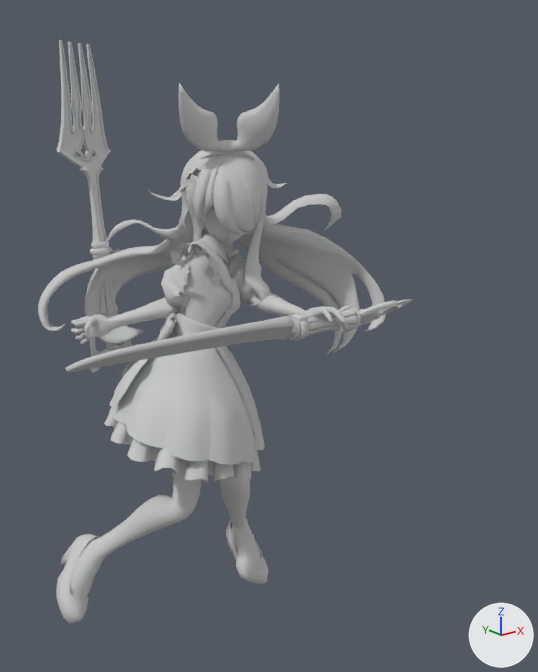
Two versions of the FBX model Assets/Animations/AliceAnimations/Mon_Alice_KnifeAttack.fbx, one commit apart.
Camera for both pictures: a camera (50 mm lens) standing at (-2.1, -3.05, 2.78) and looking at (0.14, -0.25, 1.66). Arrows for +X, +Y and +Z are at lower right; the lights stay in place. Both versions are drawn at frame 33 of the action 'PC_Alice_KnifeAttack'; the numbers are the values there.

In view in the first picture: 'Body', 'Face', 'Fork', 'Hair', 'Knife', 'Leg', 'Object001', 'skin'.
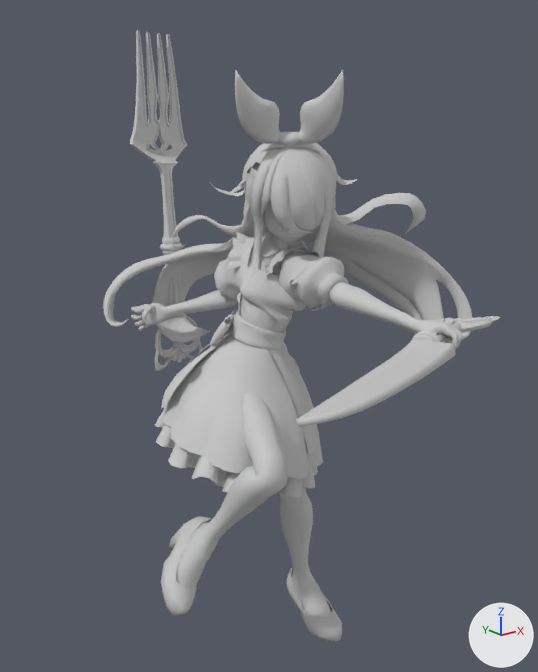
Pixel boxes (x1, y1, x2, y2) of what changed, in the pictures (538 x 672 px):
'Body', posed (20% wider)
    before: (104, 229, 265, 483)
    after: (155, 231, 349, 497)
'Hair', posed
    before: (38, 150, 386, 356)
    after: (103, 143, 473, 343)
'Leg', posed
    before: (56, 469, 268, 624)
    after: (161, 343, 342, 642)
'Fork', posed
    before: (57, 40, 132, 373)
    after: (130, 30, 202, 371)
'Knife', posed (41% narrower, 50% taller)
    before: (66, 299, 413, 372)
    after: (296, 316, 500, 426)
'Object001', posed (9% wider, 10% taller)
    before: (179, 83, 279, 160)
    after: (235, 70, 344, 155)
'skin', posed (20% wider, 12% taller)
    before: (71, 241, 348, 344)
    after: (131, 234, 463, 350)
'Face', posed
    before: (204, 203, 244, 245)
    after: (263, 199, 310, 245)
bone 'Bip001 Spine2', root to tip
    before: (207, 304) to (265, 318)
    after: (266, 307) to (275, 320)
bone 'Bip001 L Clavicle', root to tip
    before: (209, 252) to (188, 246)
    after: (290, 257) to (313, 263)
bone 'Bip001 L UpperArm', root to tip
    before: (217, 261) to (226, 288)
    after: (294, 269) to (319, 308)
bone 'Bip001 L Forearm', root to tip
    before: (266, 300) to (300, 344)
    after: (350, 296) to (373, 336)
bone 'Bip001 L Hand', root to tip
    before: (306, 317) to (311, 342)
    after: (416, 327) to (415, 356)
bone 'Bip001 L Finger0', root to tip
    before: (304, 316) to (313, 321)
    after: (423, 329) to (435, 332)
bone 'Bip001 L Finger01', root to tip
    before: (305, 318) to (314, 324)
    after: (421, 340) to (434, 339)
bone 'Bip001 L Finger02', root to tip
    before: (303, 319) to (314, 325)
    after: (424, 351) to (434, 344)
bone 'Bip001 L Finger1', root to tip
    before: (317, 309) to (318, 323)
    after: (444, 326) to (436, 339)
bone 'Bip001 L Finger11', root to tip
    before: (324, 309) to (322, 316)
    after: (456, 336) to (447, 334)
bone 'Bip001 L Finger2', root to tip
    before: (323, 308) to (324, 324)
    after: (448, 325) to (438, 339)
bone 'Bip001 L Finger21', root to tip
    before: (334, 308) to (329, 317)
    after: (462, 335) to (451, 329)
bone 'Bip001 L Finger3', root to tip
    before: (328, 311) to (327, 324)
    after: (449, 327) to (437, 336)
bone 'Bip001 L Finger31', root to tip
    before: (340, 312) to (333, 317)
    after: (458, 339) to (448, 334)
bone 'Bip001 L Finger41', root to tip
    before: (339, 320) to (332, 323)
    after: (455, 339) to (447, 337)
bone 'Bip001 R UpperArm', root to tip
    before: (198, 265) to (259, 266)
    after: (249, 257) to (314, 261)
bone 'Bip001 Head', root to tip
    before: (225, 229) to (228, 252)
    after: (289, 227) to (289, 252)
bone 'Bip001 L Thigh', root to tip
    before: (212, 364) to (215, 387)
    after: (272, 371) to (281, 366)
bone 'Bip001 L Calf', root to tip
    before: (232, 483) to (249, 583)
    after: (293, 502) to (314, 596)
bone 'Bip001 L Foot', root to tip
    before: (239, 523) to (262, 552)
    after: (300, 572) to (334, 609)
bone 'Bip001 L Toe0', root to tip
    before: (256, 579) to (256, 567)
    after: (328, 635) to (328, 622)
bone 'Bip001 R Thigh', root to tip
    before: (182, 378) to (309, 378)
    after: (236, 383) to (303, 270)
bone 'Bip001 R Calf', root to tip
    before: (184, 509) to (228, 611)
    after: (273, 481) to (286, 619)
bone 'Bip001 R Foot', root to tip
    before: (96, 546) to (100, 609)
    after: (209, 531) to (207, 604)
bone 'Bip001 Knife', root to tip
    before: (359, 320) to (360, 322)
    after: (452, 332) to (452, 335)

What the commit changed:
Object 'Bip001' (bone_rig_object) moves from (-0.006, 0.194, 1.375) to (0.107, -0.172, 1.423).
Object 'Bip001' (bone_rig_object) turns from (0, -1, -72) to (0, -1, -83) degrees about its own x, y and z.
Bone 'Bip001 Spine2' (bone_bip001_spine2) turns from (3, -2, 8) to (-81, -1, 8) degrees about its own x, y and z.
Bone 'Bip001 L Clavicle' (bone_bip001_l_clavicle) turns from (5, -5, -43) to (20, 6, -85) degrees about its own x, y and z.
Bone 'Bip001 L UpperArm' (bone_bip001_l_upperarm) turns from (5, 1, -78) to (-64, -14, 43) degrees about its own x, y and z.
Bone 'Bip001 L Forearm' (bone_bip001_l_forearm) turns from (0, 0, -37) to (0, 0, 0) degrees about its own x, y and z.
Bone 'Bip001 L Hand' (bone_bip001_l_hand) turns from (46, 19, -21) to (39, 6, -21) degrees about its own x, y and z.
Bone 'Bip001 L Finger0' (bone_bip001_l_finger0) turns from (0, 0, 0) to (49, 50, 2) degrees about its own x, y and z.
Bone 'Bip001 L Finger01' (bone_bip001_l_finger01) turns from (0, 0, -26) to (0, 0, 12) degrees about its own x, y and z.
Bone 'Bip001 L Finger02' (bone_bip001_l_finger02) turns from (0, 0, -5) to (0, 0, 33) degrees about its own x, y and z.
Bone 'Bip001 L Finger1' (bone_bip001_l_finger1) turns from (0, 0, 15) to (0, 0, 36) degrees about its own x, y and z.
Bone 'Bip001 L Finger11' (bone_bip001_l_finger11) turns from (0, 1, 36) to (0, 1, 62) degrees about its own x, y and z.
Bone 'Bip001 L Finger2' (bone_bip001_l_finger2) turns from (0, 0, 14) to (0, 0, 36) degrees about its own x, y and z.
Bone 'Bip001 L Finger21' (bone_bip001_l_finger21) turns from (0, 0, 37) to (0, 0, 81) degrees about its own x, y and z.
Bone 'Bip001 L Finger3' (bone_bip001_l_finger3) turns from (0, 0, 17) to (2, 5, 53) degrees about its own x, y and z.
Bone 'Bip001 L Finger31' (bone_bip001_l_finger31) turns from (0, 0, 47) to (0, 0, 62) degrees about its own x, y and z.
Bone 'Bip001 L Finger41' (bone_bip001_l_finger41) turns from (0, 0, 33) to (0, 0, 56) degrees about its own x, y and z.
Bone 'Bip001 R UpperArm' (bone_bip001_r_upperarm) turns from (75, -73, 61) to (34, -18, 32) degrees about its own x, y and z.
Bone 'Bip001 Head' (bone_bip001_head) turns from (-95, 36, -47) to (1, 19, 8) degrees about its own x, y and z.
Bone 'Bip001 L Thigh' (bone_bip001_l_thigh) turns from (72, 1, 18) to (61, -6, 24) degrees about its own x, y and z.
Bone 'Bip001 L Calf' (bone_bip001_l_calf) turns from (0, 0, -46) to (0, 0, -39) degrees about its own x, y and z.
Bone 'Bip001 L Foot' (bone_bip001_l_foot) turns from (-3, -18, 30) to (-4, -7, 10) degrees about its own x, y and z.
Bone 'Bip001 L Toe0' (bone_bip001_l_toe0) turns from (0, 15, 0) to (-7, 12, -1) degrees about its own x, y and z.
Bone 'Bip001 R Thigh' (bone_bip001_r_thigh) turns from (38, -15, 5) to (48, -71, 28) degrees about its own x, y and z.
Bone 'Bip001 R Calf' (bone_bip001_r_calf) turns from (0, 0, -66) to (0, 0, -111) degrees about its own x, y and z.
Bone 'Bip001 R Foot' (bone_bip001_r_foot) turns from (19, 11, 3) to (-12, -10, 3) degrees about its own x, y and z.
Bone 'Bip001 Knife' (bone_bip001_knife) moves from (23.4, 161.8, 84.4) to (31.4, 161.7, 92.5).
Bone 'Bip001 Knife' (bone_bip001_knife) turns from (113, 56, -75) to (37, 66, -147) degrees about its own x, y and z.
